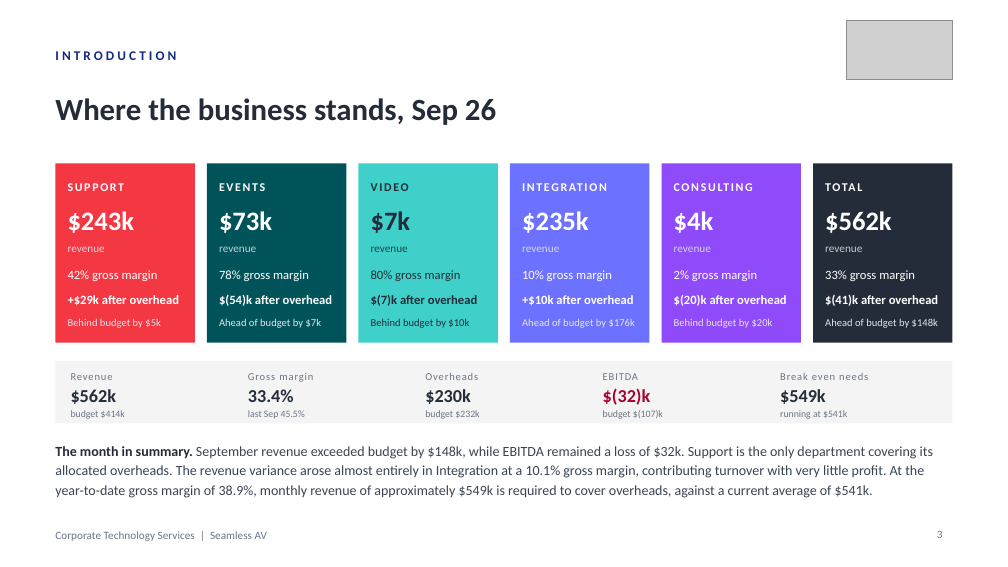
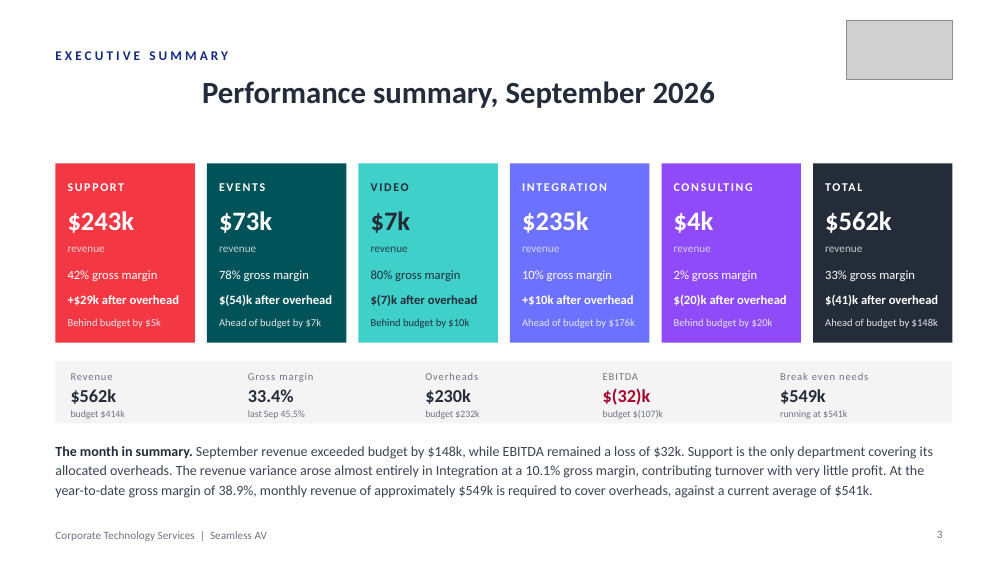
Before and after one commit to WesleyNelson-O33/Claude, a slide deck: slide 3 of deck/CTS Monthly Business Review - 30092026.pptx. Drawn at 1008x567 pixels with LibreOffice and Linux fonts; fonts in the diff are those of the drawing; grey boxes stand for pictures. Boxes give left, top, right and bottom in pixels: in the first picture for what was removed or moved away, otherwise in the second. Text is boxed around its words. In the diff, an @@ line names an element or a change of style, - is before the commit and + after.

```diff
--- a/deck/CTS Monthly Business Review - 30092026.pptx
+++ b/deck/CTS Monthly Business Review - 30092026.pptx
@@ text at (55,51,228,60): text changed @@
-INTRODUCTION
+EXECUTIVE SUMMARY
@@ text at (202,81,715,108): text changed @@
-Where the business stands, Sep 26
+Performance summary, September 2026
```
Also in this commit, not shown: 36 other slides changed, 3 other files.
